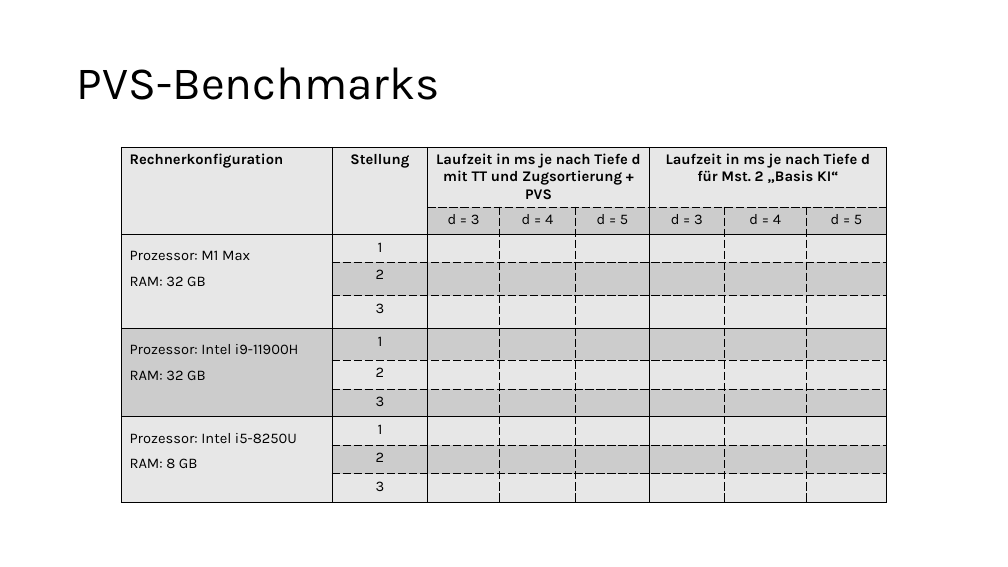
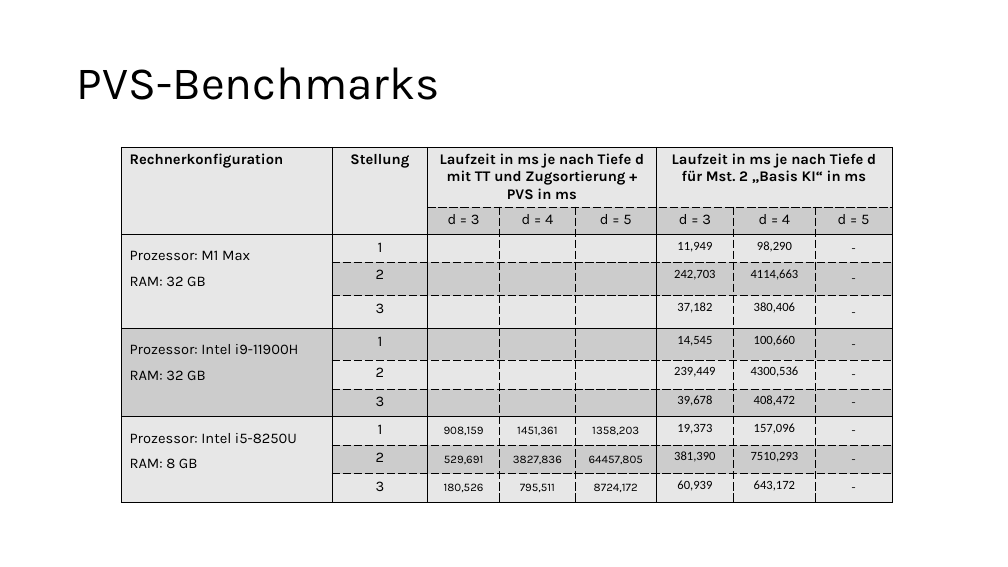
Before and after one commit to patrickzda/chess_engine, a slide deck: slide 19 of presentations/PJ_KI_MST3.pptx. Drawn at 1008x567 pixels with LibreOffice and Linux fonts; fonts in the diff are those of the drawing. Boxes give left, top, right and bottom in pixels: in the first picture for what was removed or moved away, otherwise in the second. Text is boxed around its words. In the diff, an @@ line names an element or a change of style, - is before the commit and + after.

```diff
--- a/presentations/PJ_KI_MST3.pptx
+++ b/presentations/PJ_KI_MST3.pptx
@@ table at box(121, 147, 894, 504) @@
-row 1, column 3: Laufzeit in ms je nach Tiefe d mit TT und Zugsortierung + PVS
+row 1, column 3: Laufzeit in ms je nach Tiefe d mit TT und Zugsortierung + PVS in ms
-row 1, column 6: Laufzeit in ms je nach Tiefe d für Mst. 2 „Basis KI“
+row 1, column 6: Laufzeit in ms je nach Tiefe d für Mst. 2 „Basis KI“ in ms
-row 3: Prozessor: M1 Max / RAM: 32 GB | 1 |  |  |  |  |  | 
+row 3: Prozessor: M1 Max / RAM: 32 GB | 1 |  |  |  | 11,949 | 98,290 | -
-row 4:  | 2 |  |  |  |  |  | 
+row 4:  | 2 |  |  |  | 242,703 | 4114,663 | -
-row 5:  | 3 |  |  |  |  |  | 
+row 5:  | 3 |  |  |  | 37,182 | 380,406 | -
-row 6: Prozessor: Intel i9-11900H / RAM: 32 GB | 1 |  |  |  |  |  | 
+row 6: Prozessor: Intel i9-11900H / RAM: 32 GB | 1 |  |  |  | 14,545 | 100,660 | -
-row 7:  | 2 |  |  |  |  |  | 
+row 7:  | 2 |  |  |  | 239,449 | 4300,536 | -
-row 8:  | 3 |  |  |  |  |  | 
+row 8:  | 3 |  |  |  | 39,678 | 408,472 | -
-row 9: Prozessor: Intel i5-8250U / RAM: 8 GB | 1 |  |  |  |  |  | 
+row 9: Prozessor: Intel i5-8250U / RAM: 8 GB | 1 | 908,159 | 1451,361 | 1358,203 | 19,373 | 157,096 | -
-row 10:  | 2 |  |  |  |  |  | 
+row 10:  | 2 | 529,691 | 3827,836 | 64457,805 | 381,390 | 7510,293 | -
-row 11:  | 3 |  |  |  |  |  | 
+row 11:  | 3 | 180,526 | 795,511 | 8724,172 | 60,939 | 643,172 | -
@@ table: place and size @@
-table at box(121, 147, 887, 504)
+table at box(121, 147, 894, 504)
```
Also in this commit, not shown: 3 other slides changed.
